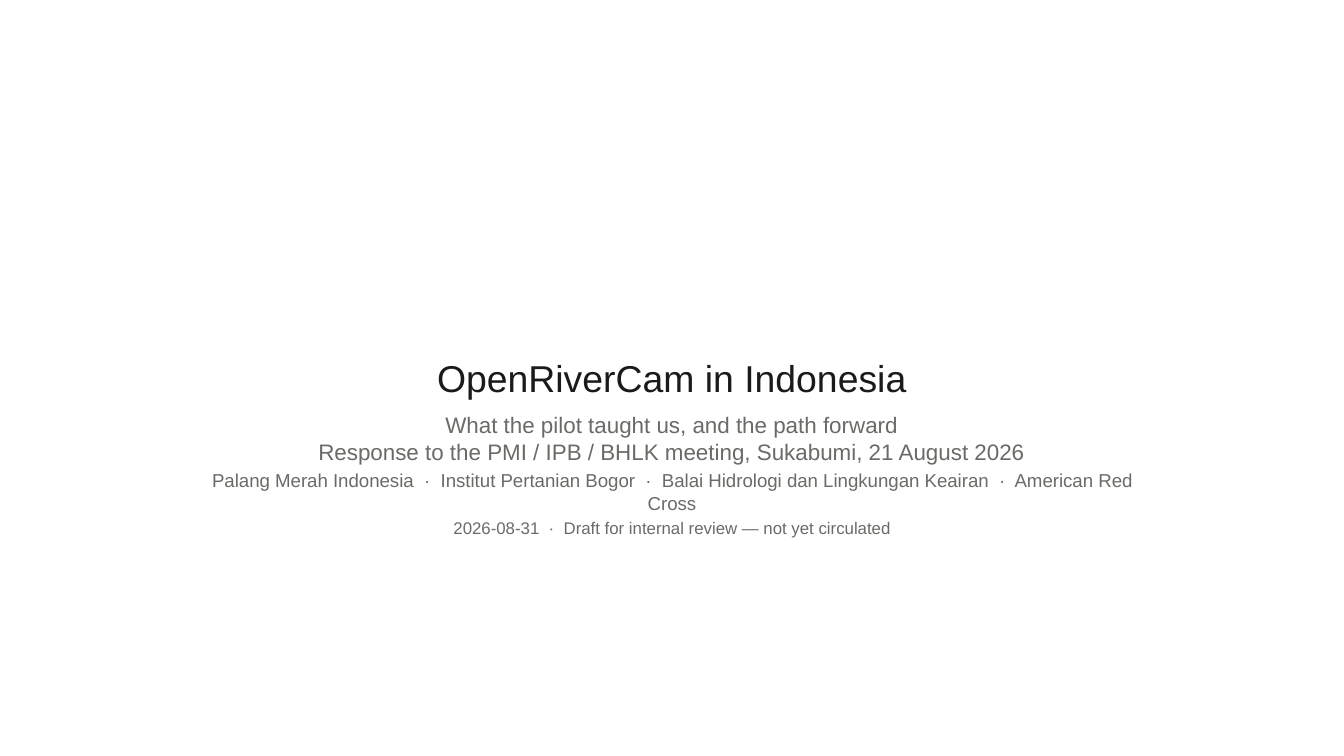
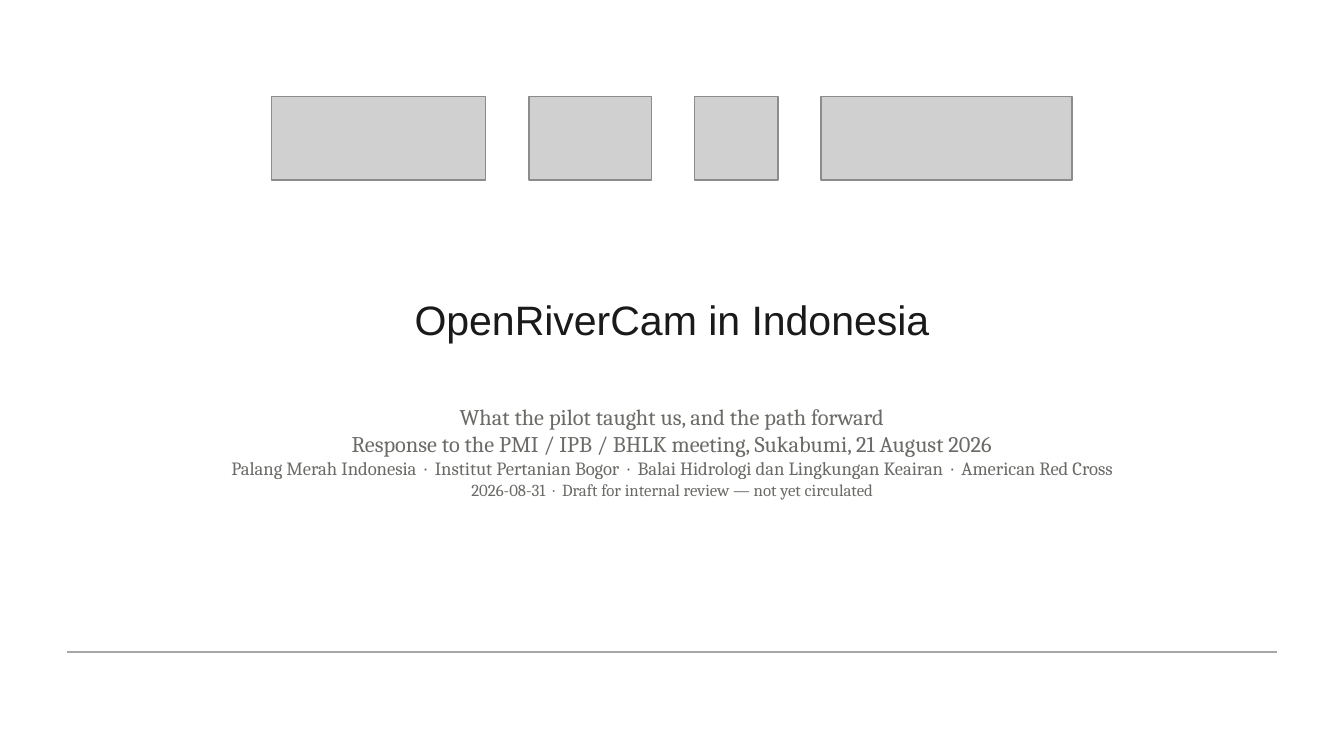
Before and after one commit to tom-jordan23/openrivercam, a slide deck: slide 1 of spring_2026_ID/docs/pdf/REPLICATION_RECOMMENDATIONS_BRIEFING.pptx. Drawn at 1344x756 pixels with LibreOffice and Linux fonts; fonts in the diff are those of the drawing; grey boxes stand for pictures; background and template pictures are left out. Boxes give left, top, right and bottom in pixels: in the first picture for what was removed or moved away, otherwise in the second. Text is boxed around its words. In the diff, an @@ line names an element or a change of style, - is before the commit and + after.

```diff
--- a/spring_2026_ID/docs/pdf/REPLICATION_RECOMMENDATIONS_BRIEFING.pptx
+++ b/spring_2026_ID/docs/pdf/REPLICATION_RECOMMENDATIONS_BRIEFING.pptx
@@ picture added at bbox=[271, 97, 485, 180] @@
@@ picture added at bbox=[528, 97, 650, 180] @@
@@ picture added at bbox=[695, 97, 778, 180] @@
@@ picture added at bbox=[821, 97, 1073, 180] @@
@@ title added at bbox=[415, 305, 930, 343], 22 pt, text #1A1A1A @@
+OpenRiverCam in Indonesia
@@ text at bbox=[437, 365, 906, 399]: paragraph removed @@
-OpenRiverCam in Indonesia
@@ text "What the pilot taught us, ...": place and size @@
-text "What the pilot taught us, ..." at bbox=[212, 365, 1132, 538]
+text "What the pilot taught us, ..." at bbox=[231, 409, 1112, 500]
@@ text "What the pilot taught us, ..." at bbox=[231, 409, 1112, 500]: font Arial to Cambria; less space between paragraphs @@
@@ line added from (1277, 652) to (67, 652), #A6A6A6 0.75 pt @@
```
Also in this commit, not shown: 20 other slides changed, 6 other files.
